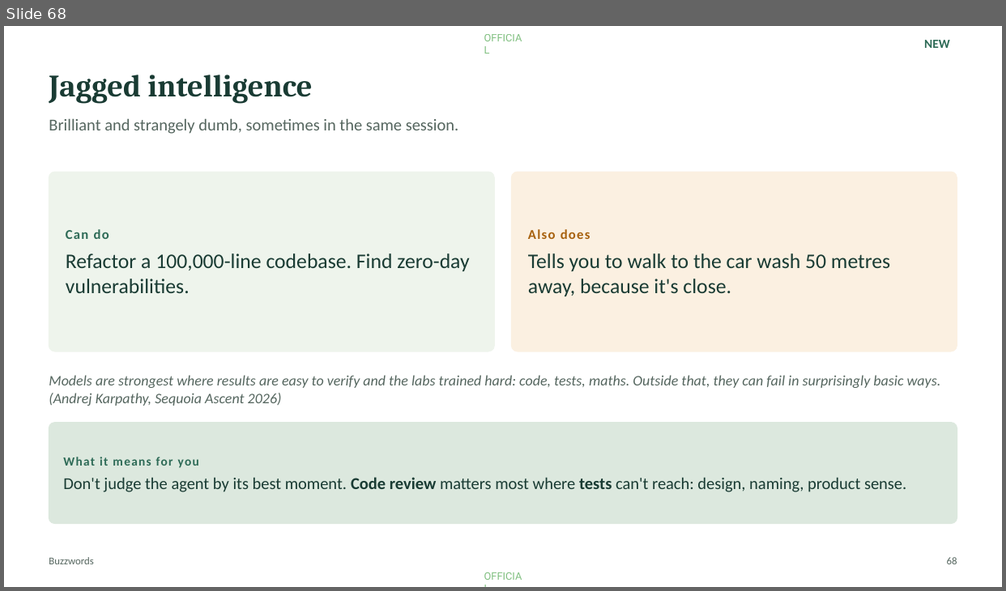
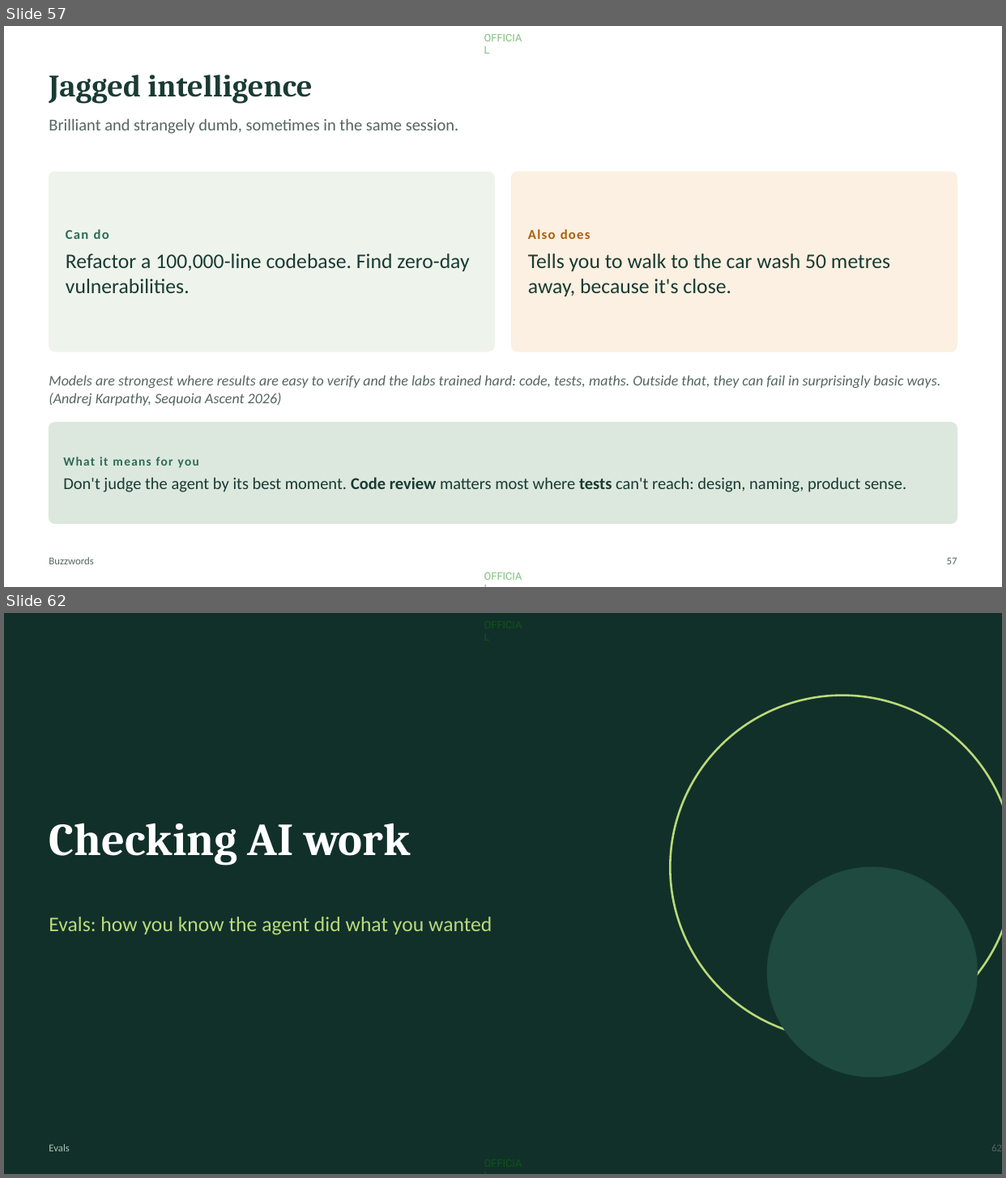
Before and after one commit to Moshe36/ai-developer-toolkit, a slide deck: workshop/agentic-workshop.pptx. Shown one above the other, each under a label of ours: slide 68 before the commit, slides 57 and 62 after it; the slides between them are not shown. The pictures are 1006x591 and 1006x1178 pixels, drawn with LibreOffice and Linux fonts; fonts in the diff are those of the drawing. Boxes give left, top, right and bottom in pixels: in the first picture for what was removed or moved away, otherwise in the second. Text is boxed around its words. In the diff, an @@ line names an element or a change of style, - is before the commit and + after.

Commit message:
feat: presentation up to evals, which need to be checked

```diff
--- a/workshop/agentic-workshop.pptx
+++ b/workshop/agentic-workshop.pptx
@@ slide 62 added at [4,613,1002,1174], background #12302A; not listed: 2 template elements that a slide beside it also shows @@
@@ ellipse added at [671,696,1002,1040], fill #12302A, outline #B9DA78 2 pt @@
@@ text added at [49,823,410,865], 44 pt, text #FFFFFF, bold @@
+Checking AI work
@@ ellipse added at [768,867,978,1077], fill #1E4A3F, outline #1E4A3F 1 pt @@
@@ text added at [49,917,492,935], 20 pt, text #B9DA78 @@
+Evals: how you know the agent did what you wanted
@@ text added at [49,1144,70,1152], 10 pt, text #A9C3B5 @@
+Evals
@@ page number added at [991,1145,1002,1152], 10 pt, text #55665F @@
+62
@@ what was slide 68 is now slide 57 @@
@@ slide 57 changed as well @@
@@ text removed at [924,40,950,48] @@
-NEW
@@ page number at [947,558,957,565]: text changed @@
-68
+57
```
Also in this commit, not shown: 8 other slides changed, 24 other slides added, 16 slides removed, 2 other files.
